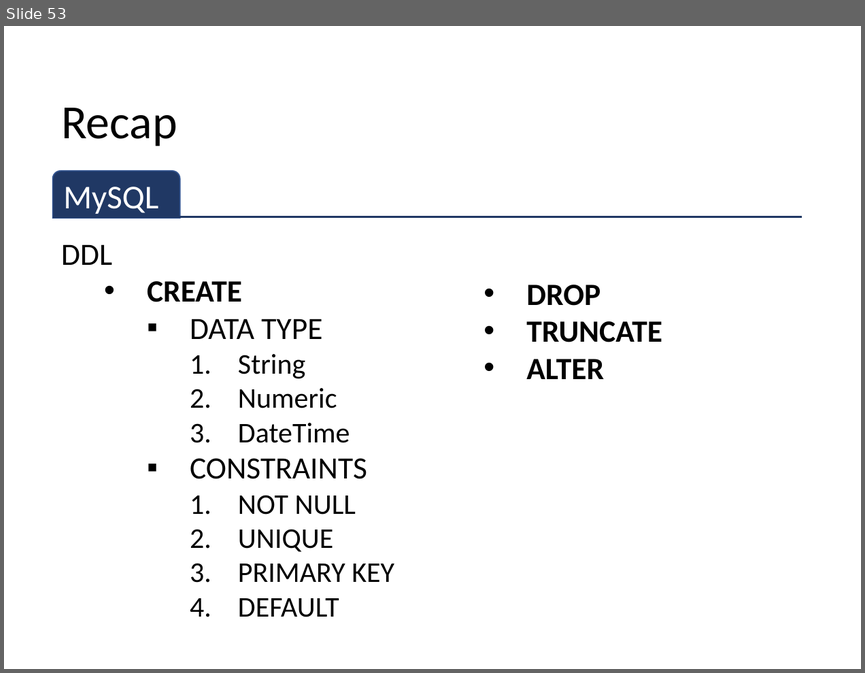
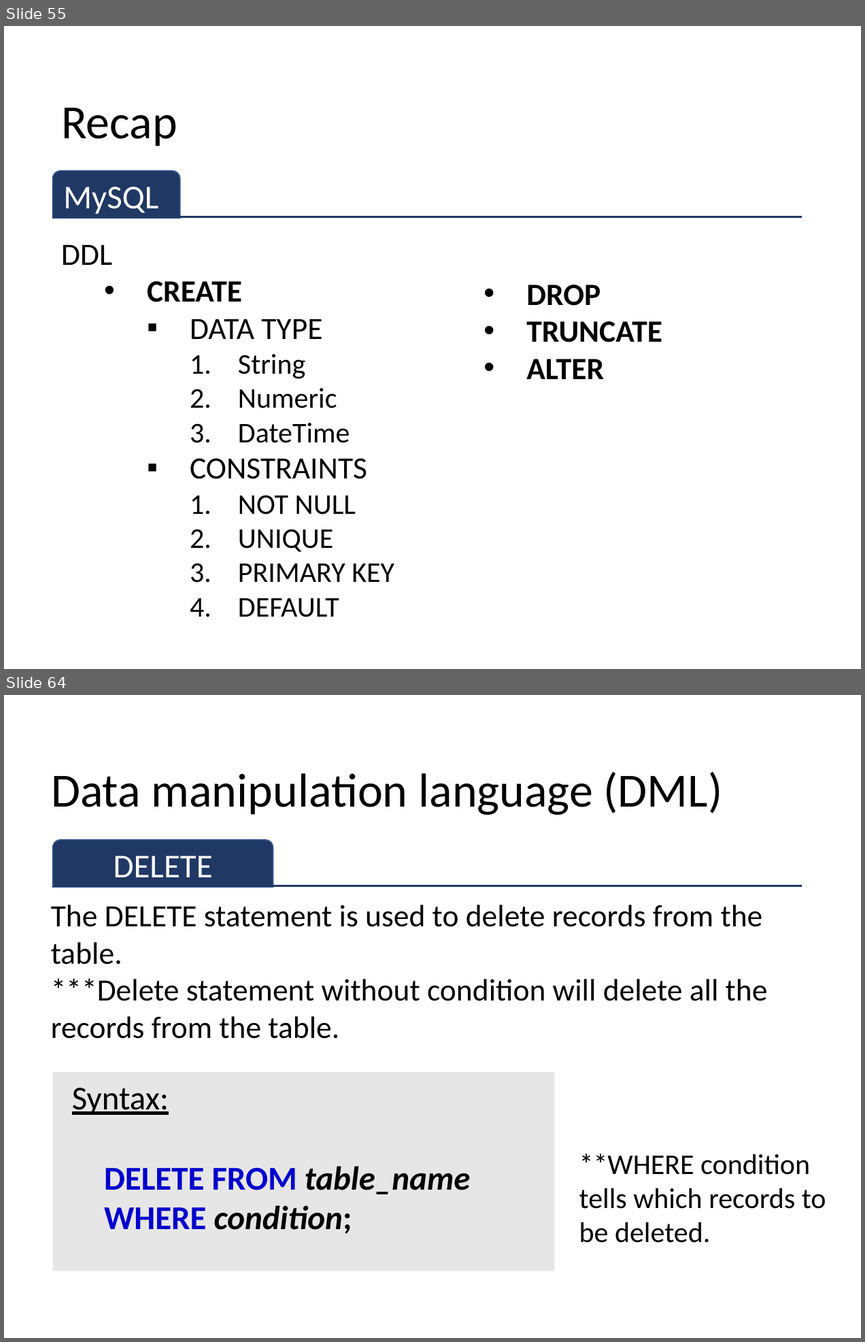
Before and after one commit to sitmbadept/sitmbadept.github.io, a slide deck: 2023/UNIT_2/WIP/UNIT-2-PART-1.pptx. Shown one above the other, each under a label of ours: slide 53 before the commit, slides 55 and 64 after it; the slides between them are not shown. The pictures are 865x673 and 865x1342 pixels, drawn with LibreOffice and Linux fonts; fonts in the diff are those of the drawing. Boxes give left, top, right and bottom in pixels: in the first picture for what was removed or moved away, otherwise in the second. Text is boxed around its words. In the diff, an @@ line names an element or a change of style, - is before the commit and + after.

```diff
--- a/2023/UNIT_2/WIP/UNIT-2-PART-1.pptx
+++ b/2023/UNIT_2/WIP/UNIT-2-PART-1.pptx
@@ slide 64 added at (4,695,861,1338), background #FFFFFF @@
@@ title added at (51,772,723,815), 40 pt, text #000000 @@
+Data manipulation language (DML)
@@ round same rect added at (53,840,273,887), fill #203864, outline #325491 1 pt, 28 pt, text #FFFFFF @@
+DELETE
@@ line added from (53, 886) to (802, 886), #203864 1.5 pt @@
@@ text added at (51,904,768,1038), 26 pt, text #000000 @@
+The DELETE statement is used to delete records from the table.
+***Delete statement without condition will delete all the records from the table.
@@ rectangle added at (53,1072,554,1271), fill #E7E6E6, 28 pt, text #000000, bold @@
+Syntax:
+DELETE FROM table_name
+WHERE condition;
@@ text added at (579,1153,826,1242), 24 pt, text #000000 @@
+**WHERE condition tells which records to be deleted.
@@ what was slide 53 is now slide 55 @@
```
Also in this commit, not shown: 3 slides changed, 39 other slides added.
